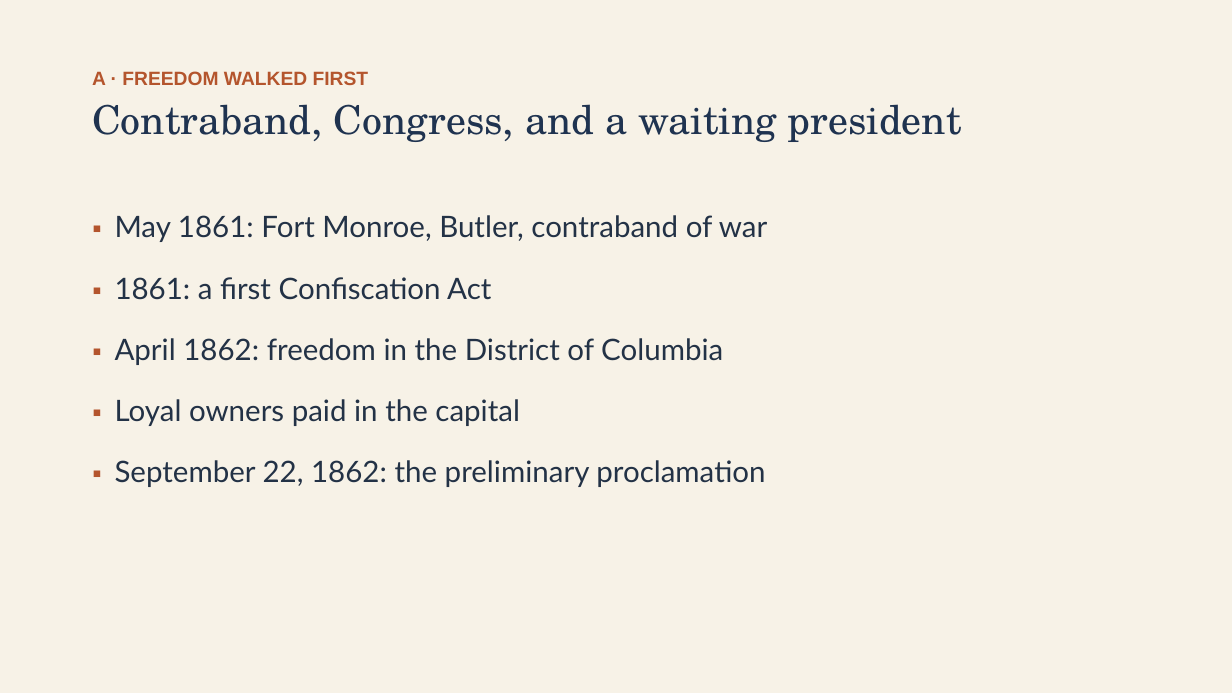
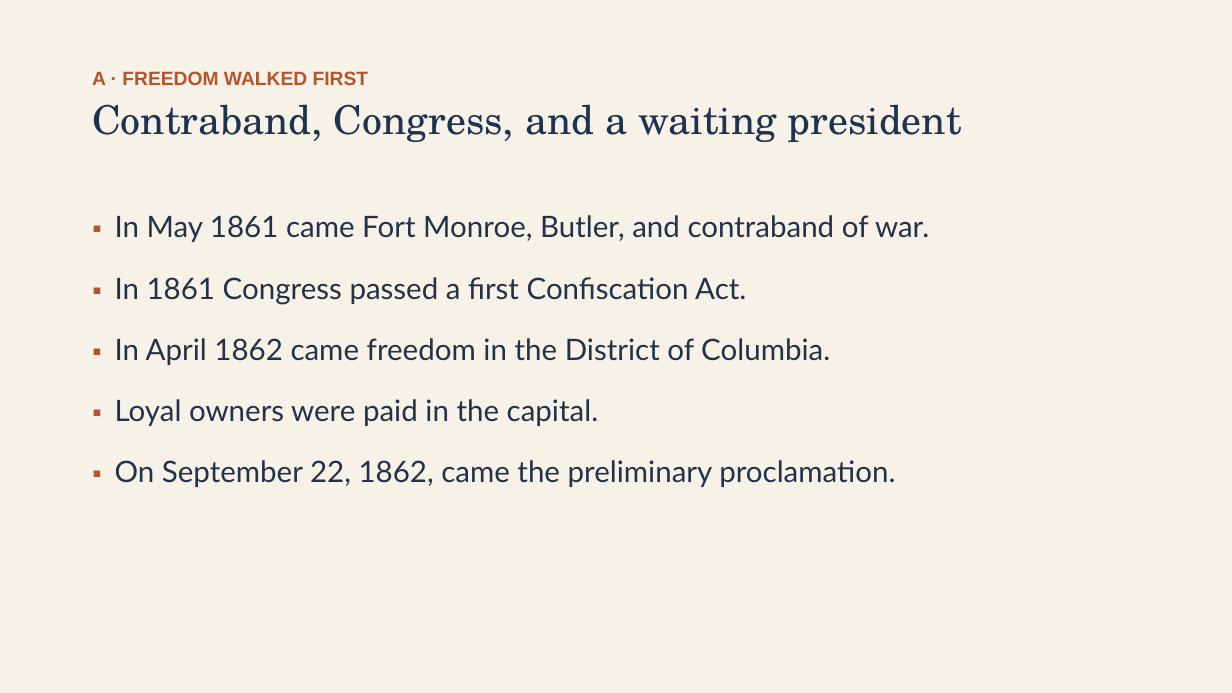
Before and after one commit to ab17gthb/humanities-curriculum-group, a slide deck: slide 5 of sectional-crisis/lesson-07/lesson-07-slides.pptx. Drawn at 1232x693 pixels with LibreOffice and Linux fonts; fonts in the diff are those of the drawing. Boxes give left, top, right and bottom in pixels: in the first picture for what was removed or moved away, otherwise in the second. Text is boxed around its words. In the diff, an @@ line names an element or a change of style, - is before the commit and + after.

```diff
--- a/sectional-crisis/lesson-07/lesson-07-slides.pptx
+++ b/sectional-crisis/lesson-07/lesson-07-slides.pptx
@@ text at bbox=[115, 215, 929, 487]: text changed @@
-▪ May 1861: Fort Monroe, Butler, contraband of war
-▪ 1861: a first Confiscation Act
-▪ April 1862: freedom in the District of Columbia
-▪ Loyal owners paid in the capital
-▪ September 22, 1862: the preliminary proclamation
+▪ In May 1861 came Fort Monroe, Butler, and contraband of war.
+▪ In 1861 Congress passed a first Confiscation Act.
+▪ In April 1862 came freedom in the District of Columbia.
+▪ Loyal owners were paid in the capital.
+▪ On September 22, 1862, came the preliminary proclamation.
```
Also in this commit, not shown: 7 other slides changed, 6 other files.
